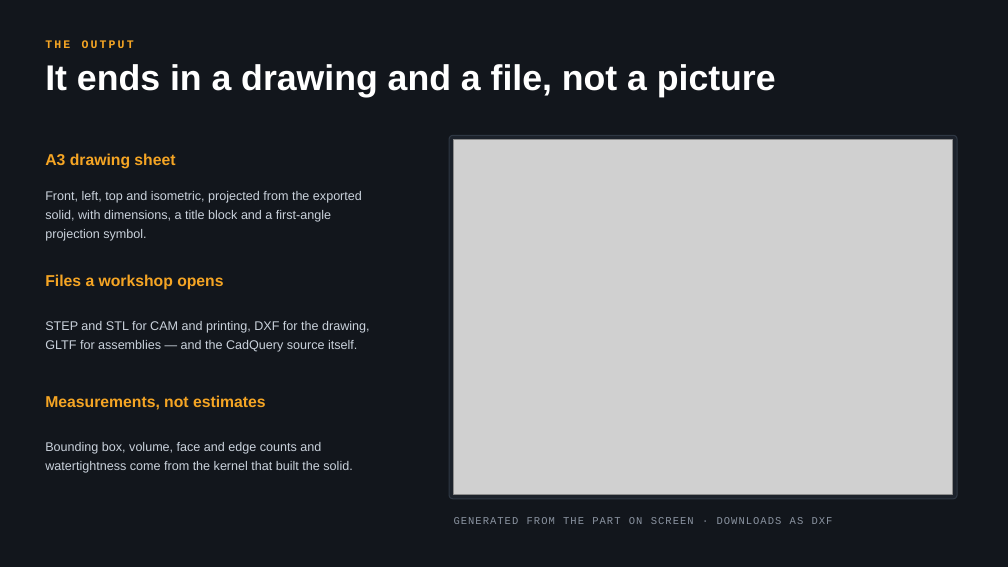
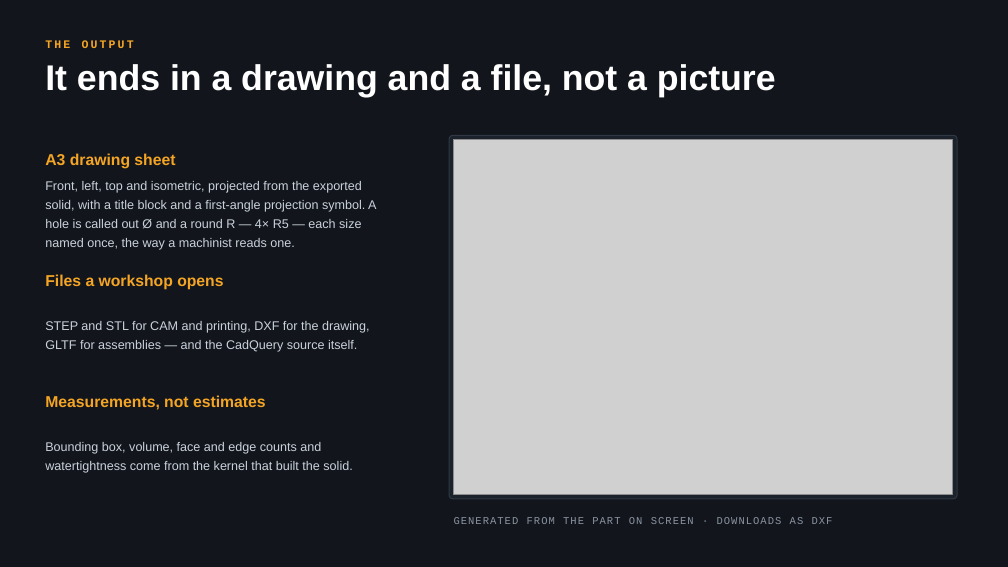
Before and after one commit to prashantkul366/cadsmith_prashant_demo, a slide deck: slide 7 of docs/expo/CADSmith-Expo-Deck.pptx. Drawn at 1008x567 pixels with LibreOffice and Linux fonts; fonts in the diff are those of the drawing; grey boxes stand for pictures. Boxes give left, top, right and bottom in pixels: in the first picture for what was removed or moved away, otherwise in the second. Text is boxed around its words. In the diff, an @@ line names an element or a change of style, - is before the commit and + after.

```diff
--- a/docs/expo/CADSmith-Expo-Deck.pptx
+++ b/docs/expo/CADSmith-Expo-Deck.pptx
@@ text at [45,181,376,250]: text changed @@
-Front, left, top and isometric, projected from the exported solid, with dimensions, a title block and a first-angle projection symbol.
+Front, left, top and isometric, projected from the exported solid, with a title block and a first-angle projection symbol. A hole is called out Ø and a round R — 4× R5 — each size named once, the way a machinist reads one.
```
Also in this commit, not shown: 7 other files.
